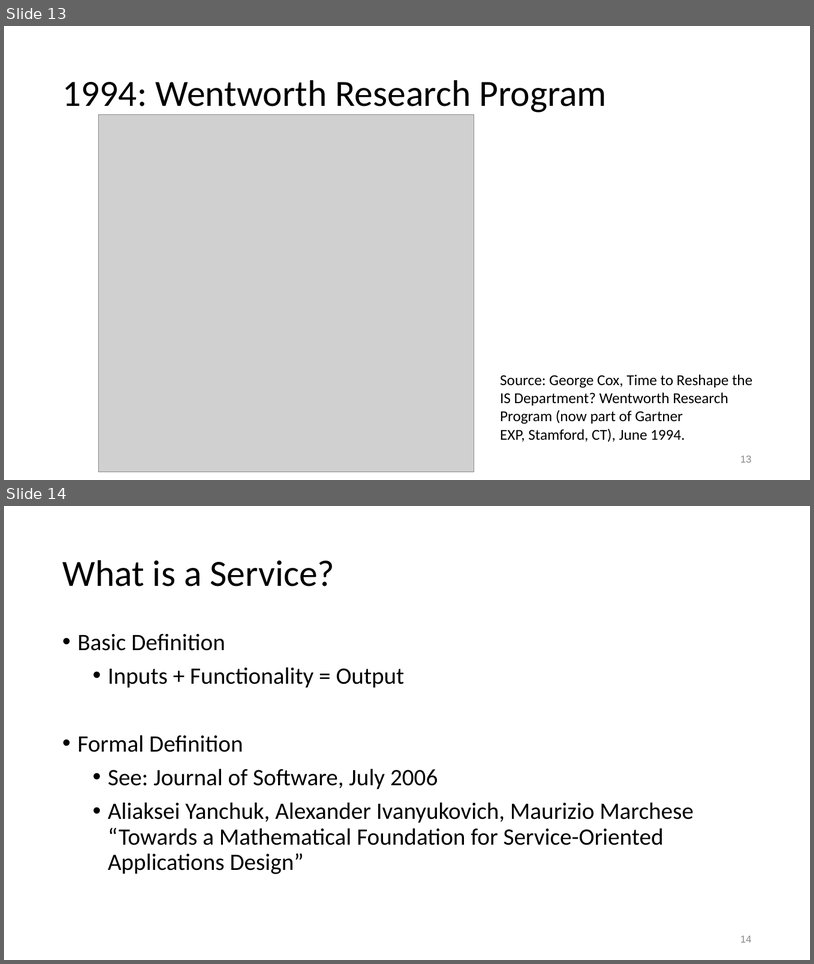
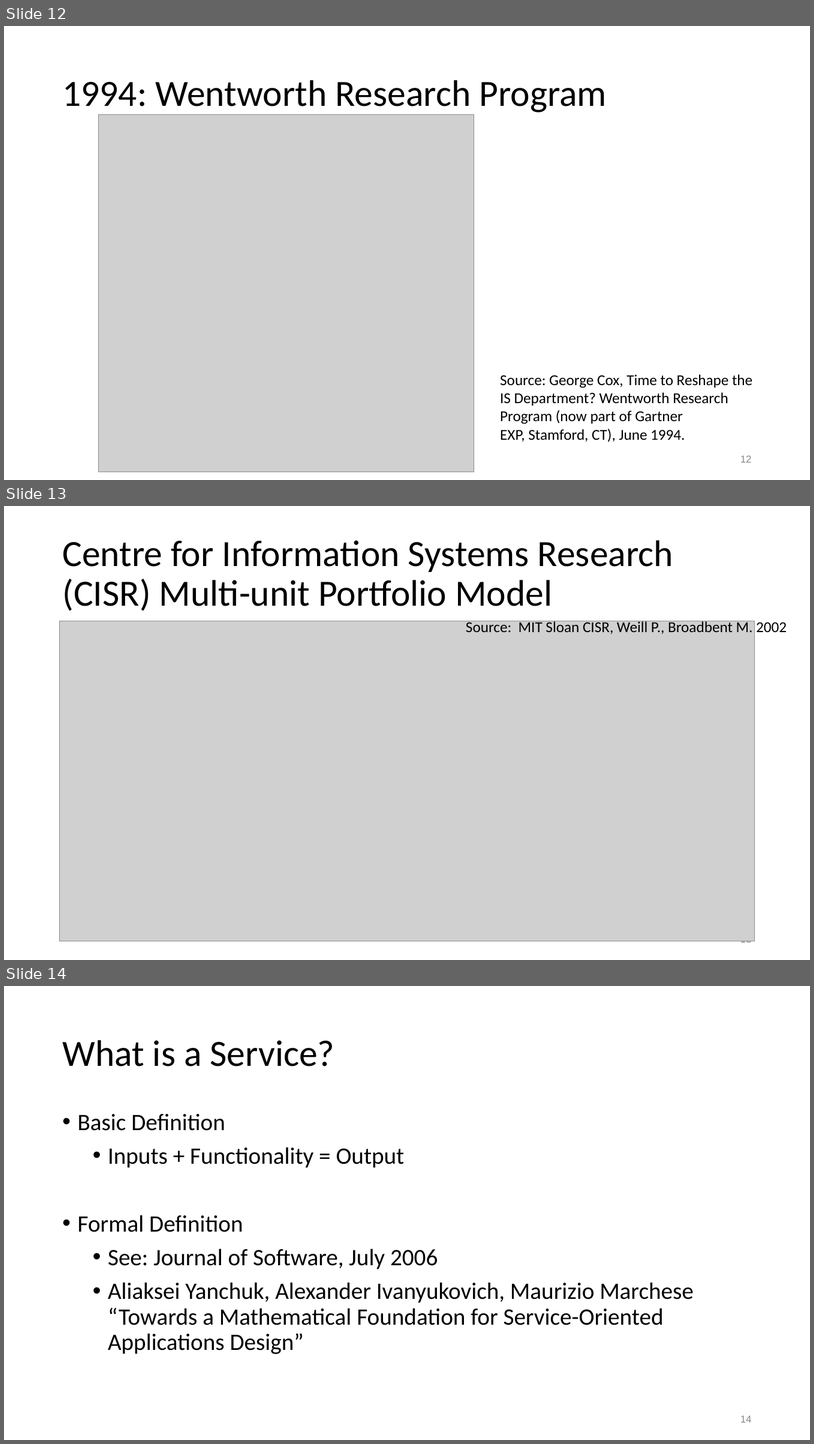
Before and after one commit to colinbellCA/presentation-cpbell-oucc2015_soe, a slide deck: OUCC2015-Service_Oriented_Enterprise.pptx. Shown one above the other, each under a label of ours: slides 13 and 14 before the commit, slides 12, 13 and 14 after it. The pictures are 814x964 and 814x1444 pixels, drawn with LibreOffice and Linux fonts; fonts in the diff are those of the drawing; grey boxes stand for pictures. Boxes give left, top, right and bottom in pixels: in the first picture for what was removed or moved away, otherwise in the second. Text is boxed around its words. In the diff, an @@ line names an element or a change of style, - is before the commit and + after.

```diff
--- a/OUCC2015-Service_Oriented_Enterprise.pptx
+++ b/OUCC2015-Service_Oriented_Enterprise.pptx
@@ slide 13 added at [4,506,810,960], background #FFFFFF @@
@@ title added at [62,540,674,611], 44 pt, text #000000 @@
+Centre for Information Systems Research (CISR) Multi-unit Portfolio Model
@@ picture added at [60,621,755,941] @@
@@ text added at [466,619,787,634], 18 pt, text #000000 @@
+Source: MIT Sloan CISR, Weill P., Broadbent M. 2002
@@ page number added at [741,940,752,945], 12 pt, text #888888 @@
+13
@@ what was slide 13 is now slide 12 @@
@@ page number at [741,455,752,462]: text changed @@
-13
+12
```
Also in this commit, not shown: 5 slides changed, 1 other slide added, 1 slide removed, 3 other files.
